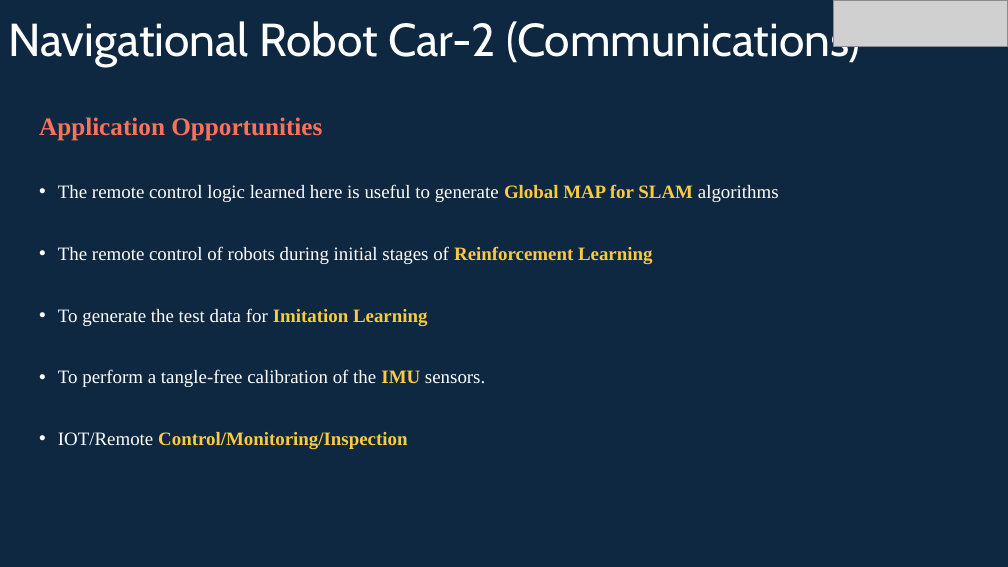
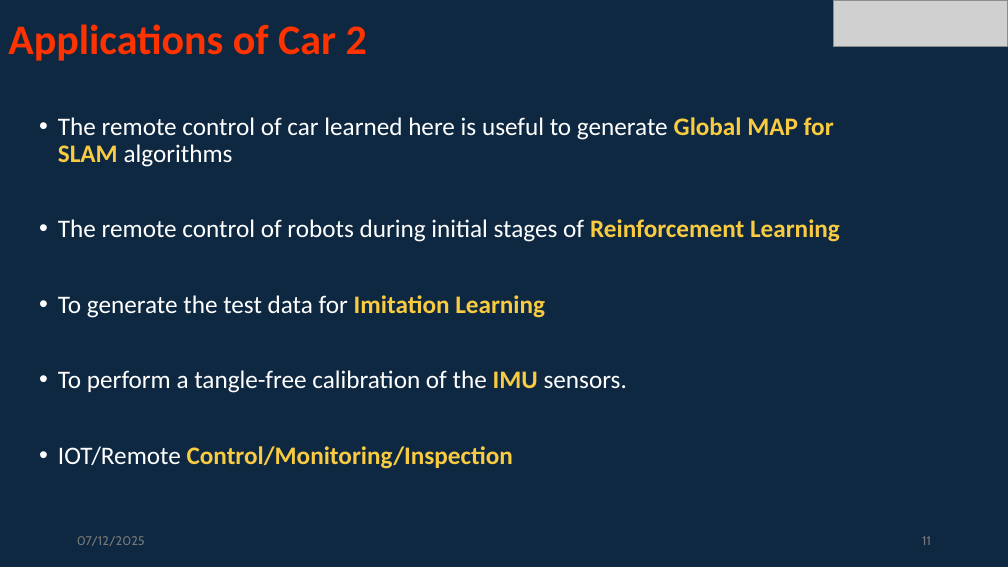
Before and after one commit to info-zas/Training, a slide deck: slide 11 of GPREC/05_Navigational_Robot_Car-2-Comms/ZASRobotics_Car-2.pptx (slide 15 before the commit). Drawn at 1008x567 pixels with LibreOffice and Linux fonts; fonts in the diff are those of the drawing; grey boxes stand for pictures. Boxes give left, top, right and bottom in pixels: in the first picture for what was removed or moved away, otherwise in the second. Text is boxed around its words. In the diff, an @@ line names an element or a change of style, - is before the commit and + after.

```diff
--- a/GPREC/05_Navigational_Robot_Car-2-Comms/ZASRobotics_Car-2.pptx
+++ b/GPREC/05_Navigational_Robot_Car-2-Comms/ZASRobotics_Car-2.pptx
@@ title at (8, 24, 367, 61): text changed; size 44 to 40 pt; font Cabin to Calibri; text colour #FFFFFF to #FF3300; bold on @@
-Navigational Robot Car-2 (Communications)
+Applications of Car 2
@@ text at (58, 117, 834, 167): text changed; size 18 to 24 pt; font Times New Roman to Calibri @@
-Application Opportunities
-• The remote control logic learned here is useful to generate Global MAP for SLAM algorithms
+• The remote control of car learned here is useful to generate Global MAP for SLAM algorithms
@@ text at (58, 219, 840, 469): size 18 to 24 pt, font Times New Roman to Calibri in "The remote control of robots during initial ...", "To generate the test data for Imitation ...", "To perform a tangle-free calibration of the ...", "IOT/Remote Control/Monitoring/Inspection" @@
@@ text added at (77, 536, 145, 546), 12 pt, text #797979 @@
+07/12/2025
@@ page number added at (922, 536, 931, 545), 12 pt, text #797979 @@
+11
```
Also in this commit, not shown: 5 other slides changed, 6 slides added, 11 slides removed, 1 other file.
